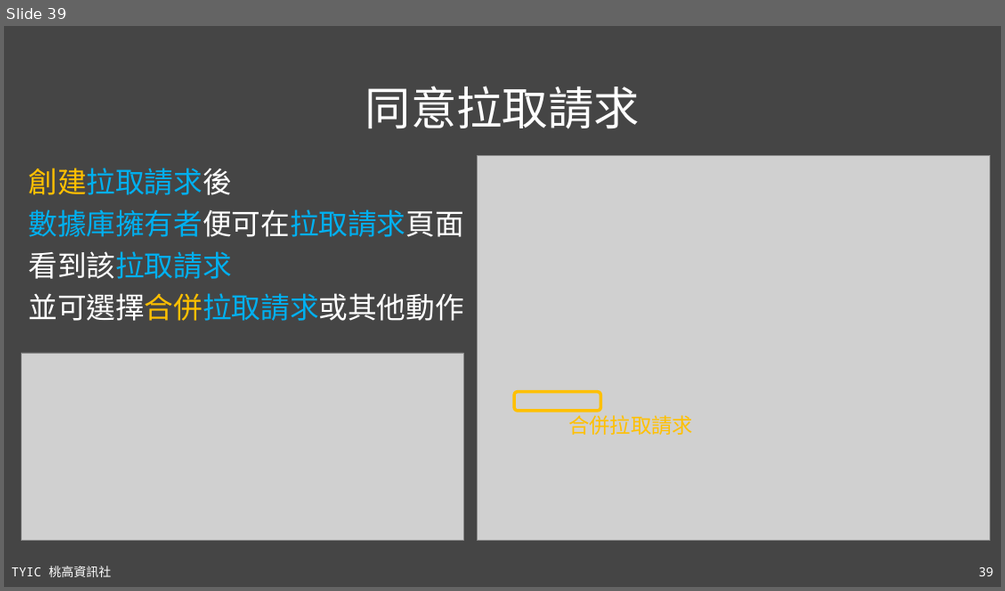
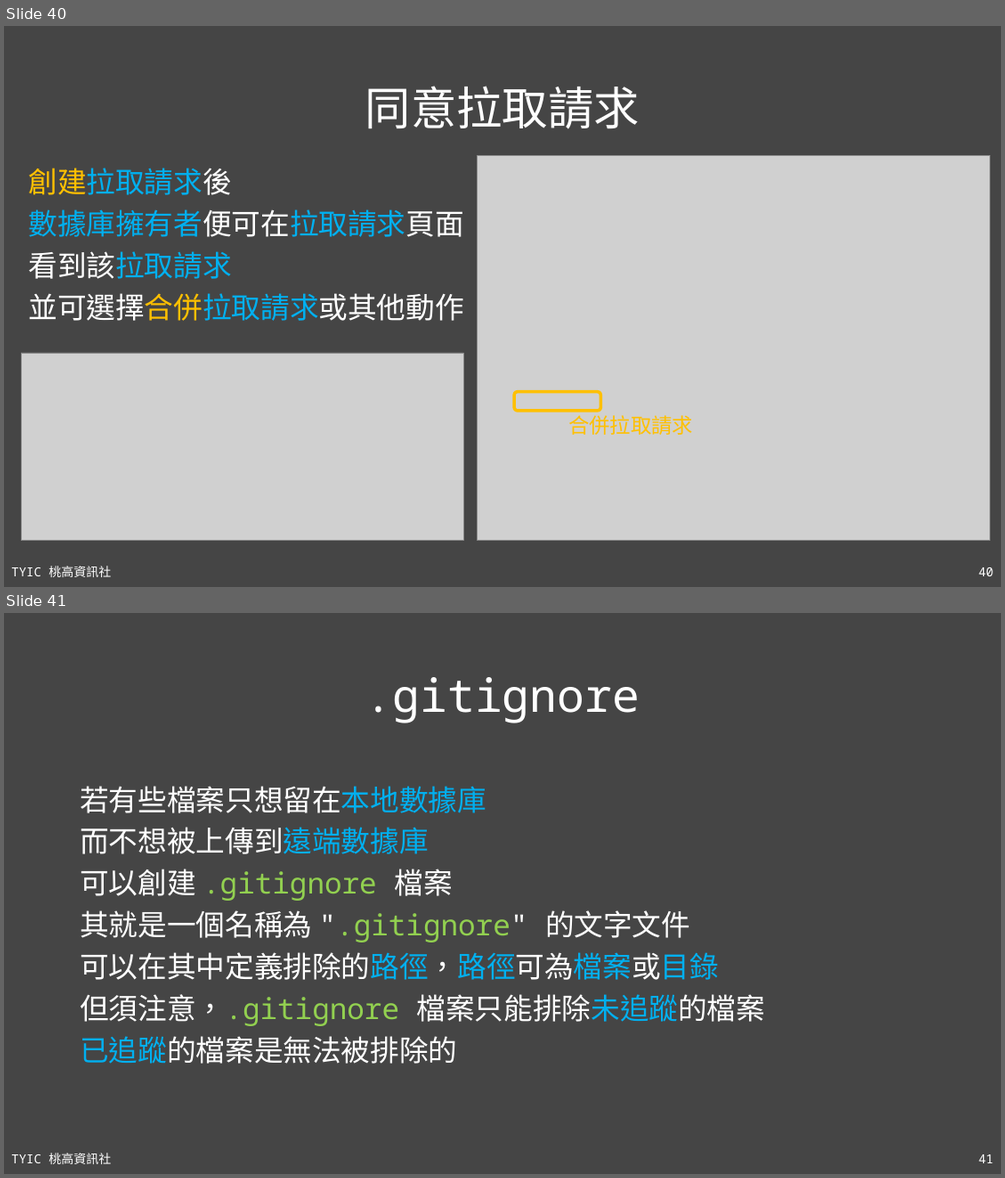
Before and after one commit to TYSHIC/slides, a slide deck: ppt/16_Git 與 Github.pptx. Shown one above the other, each under a label of ours: slide 39 before the commit, slides 40 and 41 after it. The pictures are 1005x591 and 1005x1178 pixels, drawn with LibreOffice and Linux fonts; fonts in the diff are those of the drawing; grey boxes stand for pictures. Boxes give left, top, right and bottom in pixels: in the first picture for what was removed or moved away, otherwise in the second. Text is boxed around its words. In the diff, an @@ line names an element or a change of style, - is before the commit and + after.

```diff
--- a/ppt/16_Git 與 Github.pptx
+++ b/ppt/16_Git 與 Github.pptx
@@ slide 41 added at (4, 613, 1001, 1174), background #454545; not listed: 2 template elements that a slide beside it also shows @@
@@ title added at (365, 677, 639, 723), 44 pt, text #FFFFFF @@
+.gitignore
@@ text added at (80, 786, 765, 1063), 28 pt, text #FFFFFF @@
+若有些檔案只想留在本地數據庫
+而不想被上傳到遠端數據庫
+可以創建 .gitignore 檔案
+其就是一個名稱為 ".gitignore" 的文字文件
+可以在其中定義排除的路徑，路徑可為檔案或目錄
+但須注意，.gitignore 檔案只能排除未追蹤的檔案
+已追蹤的檔案是無法被排除的
@@ what was slide 39 is now slide 40 @@
@@ page number at (979, 567, 994, 576): text changed @@
-39
+40
```
Also in this commit, not shown: 2 slides changed, 3 other slides added, 4 other files.
